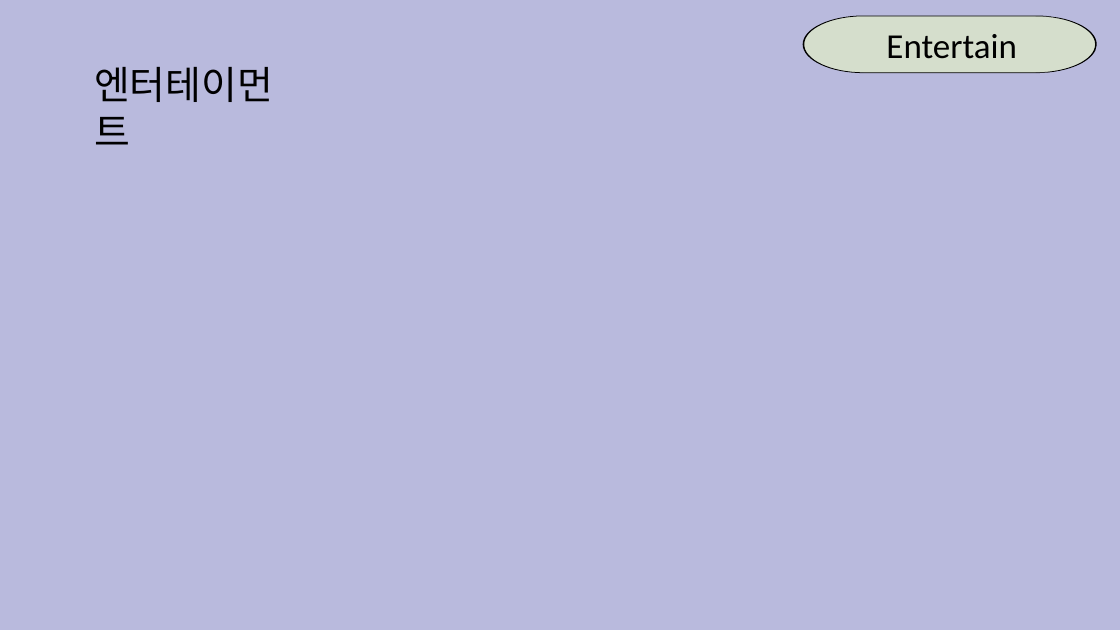
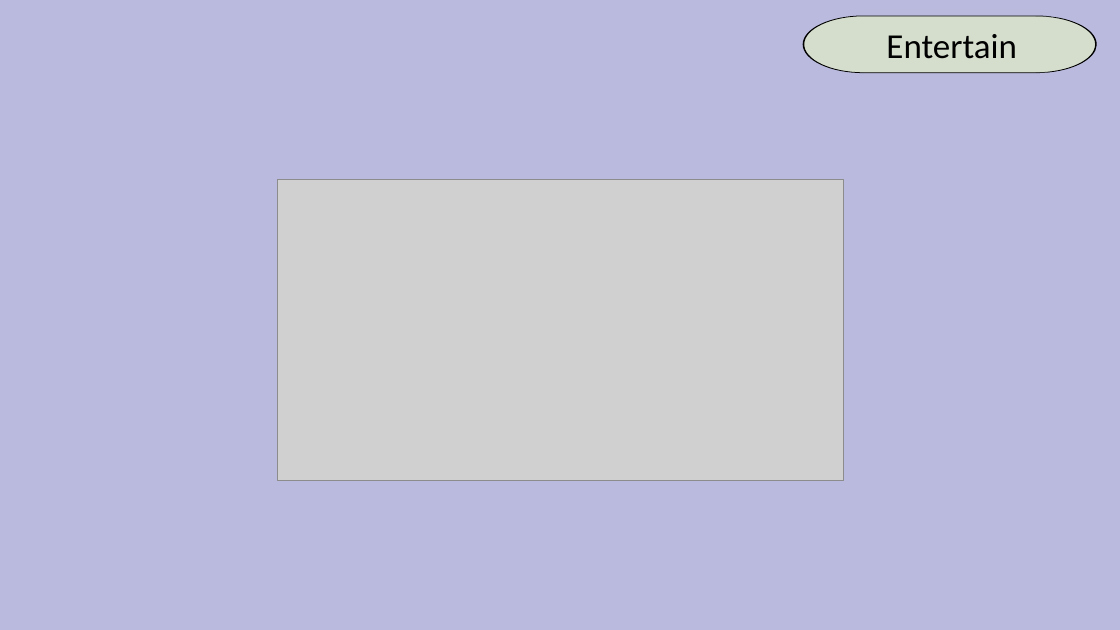
Before and after one commit to a184562/FinalProject, a slide deck: slide 19 of finalproject.pptx (slide 20 before the commit). Drawn at 1120x630 pixels with LibreOffice and Linux fonts; fonts in the diff are those of the drawing; grey boxes stand for pictures. Boxes give left, top, right and bottom in pixels: in the first picture for what was removed or moved away, otherwise in the second. Text is boxed around its words. In the diff, an @@ line names an element or a change of style, - is before the commit and + after.

```diff
--- a/finalproject.pptx
+++ b/finalproject.pptx
@@ text removed at bbox=[94, 67, 273, 145] @@
-엔터테이먼트
@@ picture added at bbox=[277, 180, 843, 480] @@
```
Also in this commit, not shown: 9 other slides changed, 2 slides added, 4 slides removed, 1 other file.
